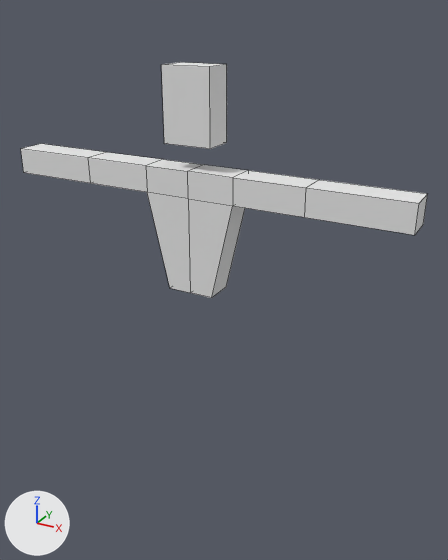
What one commit did to the Blender file Assets/models/characters/robot01/robot01.blend.
Both versions are drawn from a 50 mm camera at (2.53, -4.15, 3.86) aimed at (0.15, 0.19, 1.69). Lighting does not change. The marker at lower left points along +X, +Y and +Z. Mesh edges are drawn as thin lines.

The first picture shows 'body', 'head'.
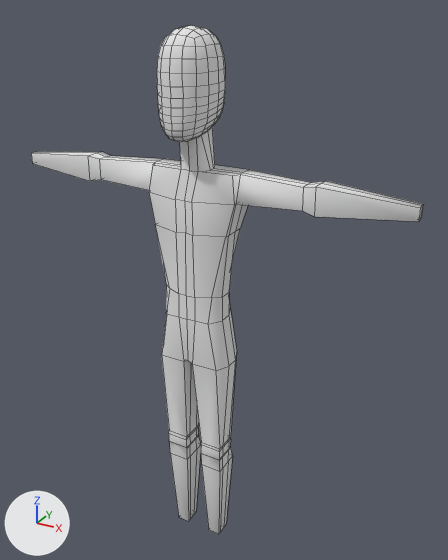
Commit message: mesh work on robot01

Where the change shows, as pixel boxes [x1, y1, x2, y2] in the pictures (448 x 560 px):
'body', reshaped (164% taller)
    before: [21, 144, 427, 298]
    after: [31, 126, 423, 534]
'head', reshaped, moved, rescaled, modifiers changed (33% taller)
    before: [161, 62, 227, 149]
    after: [157, 26, 225, 142]
part 1 of me_cube_001, built on
    before: [161, 64, 227, 149]
    after: [157, 34, 225, 142]
part 2 of me_cube_001, shading changed
    before: [162, 62, 225, 67]
    after: [165, 26, 214, 39]
part 3 of me_cube, built on
    before: [21, 144, 427, 298]
    after: [31, 126, 423, 534]

The change, as a diff of the scene's bpy script:
```diff
--- a/Assets/models/characters/robot01/robot01.blend.py
+++ b/Assets/models/characters/robot01/robot01.blend.py
@@ me_cube_001 @@
 # used by ob_head; location = (0.0, 0.0, 3.184); scale = (0.206, 0.127, 0.291)
-me_cube_001.from_pydata(...)  # 8 vertices, 6 faces; spans x -1.0..1.0, y -1.0..1.0, z -1.0..1.0
+me_cube_001.from_pydata(...)  # 16 vertices, 14 faces; spans x -1.0..1.0, y -1.0..1.0, z -1.0..1.0
+# me_cube_001 part 1
+# 4 faces are deleted
+# 4 vertices move from x -1.0..1.0, y -1.0..1.0, z -1.0 to x -0.61..0.61, y -1.0..1.0, z -1.0..-0.66
+# 8 vertices are added at x -1.0..1.0, y -1.0..1.0, z -0.53..-0.05
+# 12 new faces join them
+# me_cube_001 part 2: 2 kept faces spanning x -1.0..1.0, y -1.0..1.0, z -1.0..1.0 are now shaded smooth
 me_cube_001.materials.append(mat_material)
@@ me_cube @@
 # used by ob_body; location = (0.0, 0.0, 2.181); scale = (0.206, 0.127, 0.518)
-me_cube.from_pydata(...)  # 20 vertices, 16 faces; spans x 0.0..8.58, y -1.0..1.0, z -1.0..1.0
+me_cube.from_pydata(...)  # 134 vertices, 127 faces; spans x 0.0..8.54, y -1.55..1.53, z -6.06..1.68
+# me_cube part 3
+# 17 vertices are removed from x 0.0..8.58, y -1.0..1.0, z -1.0..1.0
+# 16 faces are deleted
+# 93 vertices are added at x 0.0..8.54, y -1.55..1.53, z -6.06..1.68
+# 24 new vertices lie (0.0, 0.92, 0.0) away from vertices in x 0.0..5.03, y -0.59, z -4.44..1.68
+# 9 new vertices lie (0.0, 0.67, 0.0) away from vertices in x 0.0..5.03, y 0.33, z -4.44..1.68
+# 5 new vertices lie (0.38, 0.0, 0.0) away from vertices in x 0.0, y -1.53..1.51, z -1.42..1.0
+# 127 new faces join them
+# me_cube part 4: the surface is now shaded smooth
 me_cube.materials.append(mat_material)
@@ ob_head @@
 ob_head = bpy.data.objects.new('head', me_cube_001)
-ob_head.location = (0.0, 0.0, 3.184)
-ob_head.scale = (0.206, 0.127, 0.291)
+ob_head.location = (0.0, -0.036, 3.326)
+ob_head.scale = (0.249, 0.32, 0.455)
+_m = ob_head.modifiers.new('Subsurf', 'SUBSURF')
+_m.levels = 2
```
